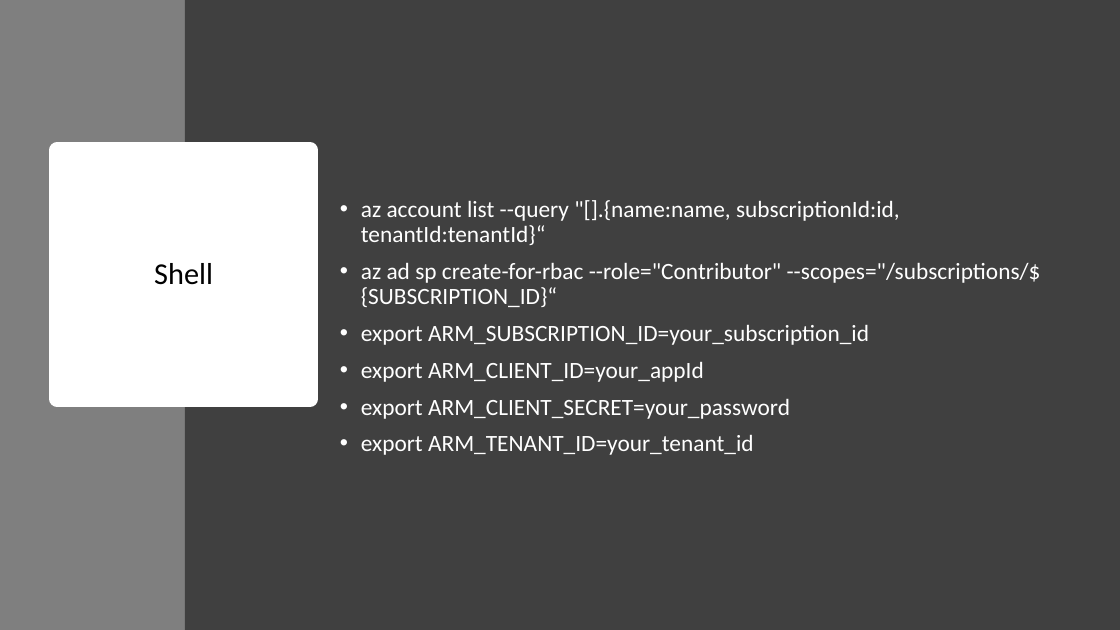
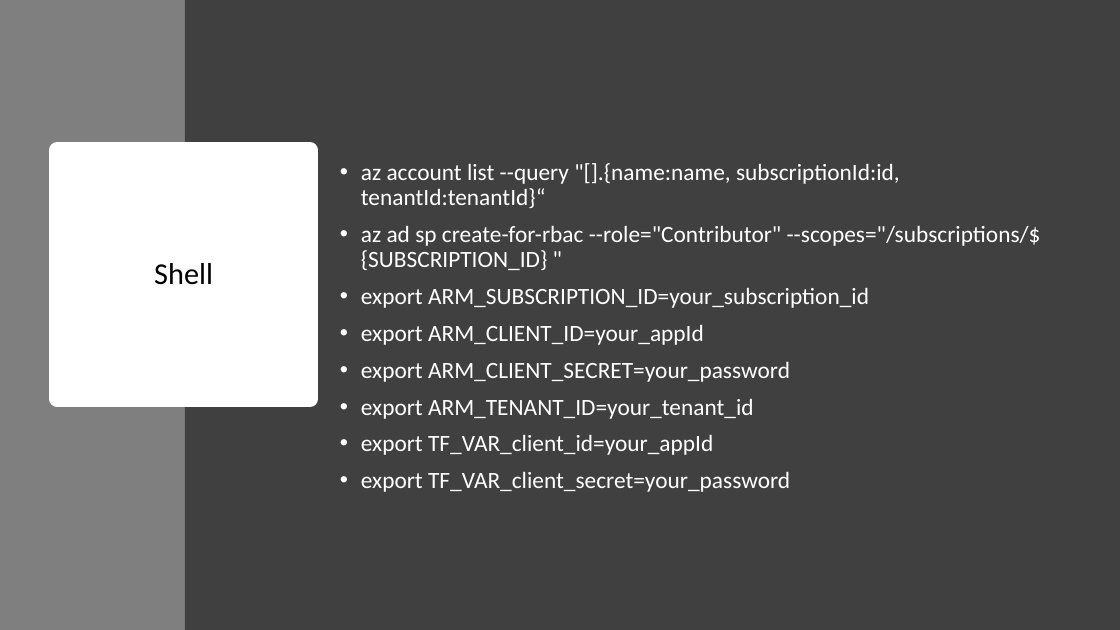
Before and after one commit to sujithq/mini-workshop-tf, a slide deck: slide 11 of Presentation.pptx (slide 4 before the commit). Drawn at 1120x630 pixels with LibreOffice and Linux fonts; fonts in the diff are those of the drawing. Boxes give left, top, right and bottom in pixels: in the first picture for what was removed or moved away, otherwise in the second. Text is boxed around its words. In the diff, an @@ line names an element or a change of style, - is before the commit and + after.

Commit message:
Update
ppt and md file

```diff
--- a/Presentation.pptx
+++ b/Presentation.pptx
@@ text at bbox=[361, 226, 1041, 270]: text changed @@
-• az ad sp create-for-rbac --role="Contributor" --scopes="/subscriptions/${SUBSCRIPTION_ID}“
+• az ad sp create-for-rbac --role="Contributor" --scopes="/subscriptions/${SUBSCRIPTION_ID} "
@@ text at bbox=[361, 435, 790, 492]: paragraphs added @@
+• export TF_VAR_client_id=your_appId
+• export TF_VAR_client_secret=your_password
```
Also in this commit, not shown: 11 slides added, 1 slide removed, 1 other file.
